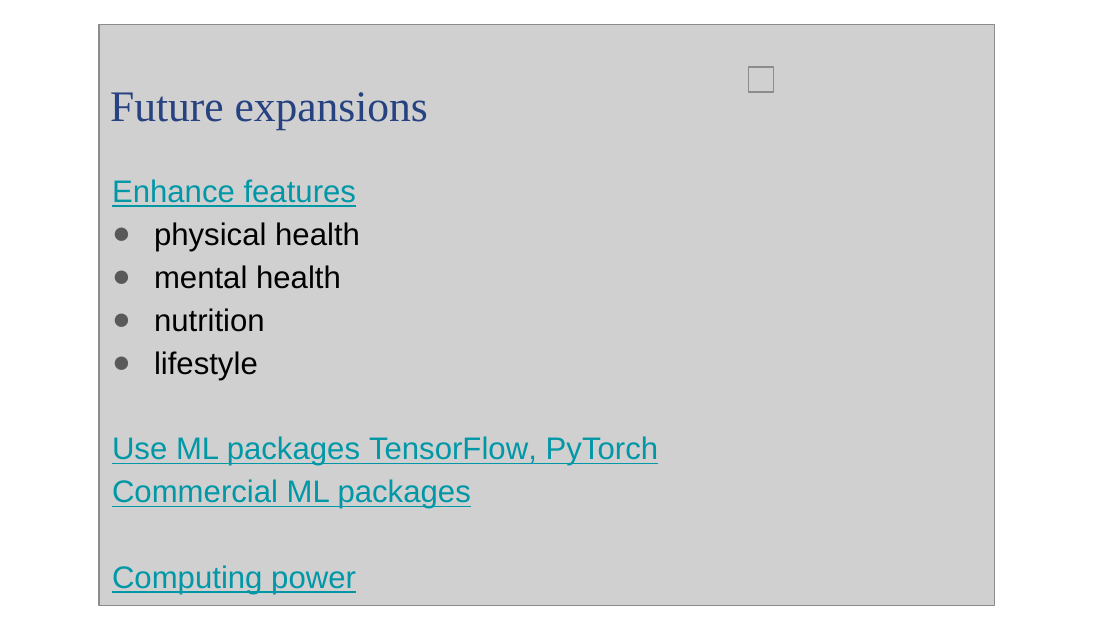
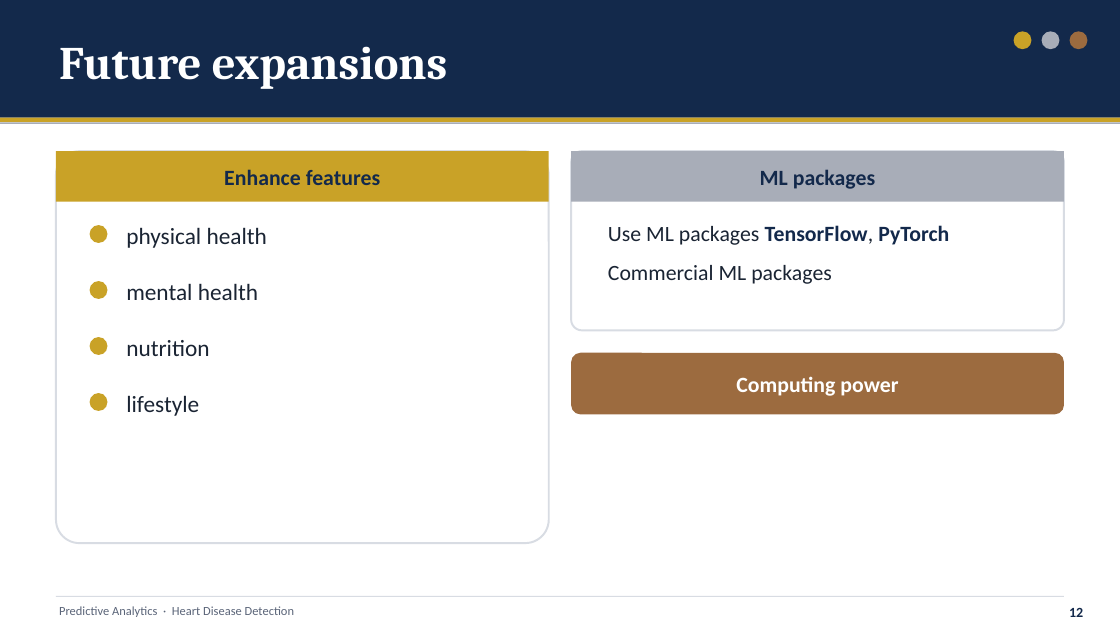
Before and after one commit to limkiankok88/Heart_disease_detection, a slide deck: slide 12 of 1. Document/1. Capstone - CTO.pptx. Drawn at 1120x630 pixels with LibreOffice and Linux fonts; fonts in the diff are those of the drawing; grey boxes stand for pictures. Boxes give left, top, right and bottom in pixels: in the first picture for what was removed or moved away, otherwise in the second. Text is boxed around its words. In the diff, an @@ line names an element or a change of style, - is before the commit and + after.

```diff
--- a/1. Document/1. Capstone - CTO.pptx
+++ b/1. Document/1. Capstone - CTO.pptx
@@ rectangle added at (0, 0, 1120, 118), fill #13294B @@
@@ text "Future expansions": place and size @@
-text "Future expansions" at (110, 92, 428, 130)
+text "Future expansions" at (59, 46, 448, 89)
@@ text "Future expansions" at (59, 46, 448, 89): size 28 to 30 pt, font Times New Roman to Cambria, text colour #264280 to #FFFFFF, bold on; more space between paragraphs; vertical alignment top to middle @@
@@ picture removed at (99, 25, 995, 606) @@
@@ ellipse added at (1014, 31, 1032, 49), fill #C9A227 @@
@@ ellipse added at (1042, 31, 1060, 49), fill #A8ADB8 @@
@@ ellipse added at (1070, 31, 1088, 49), fill #9C6B3F @@
@@ picture removed at (748, 67, 773, 92) @@
@@ rectangle added at (0, 118, 1120, 122), fill #C9A227 @@
@@ rectangle added at (0, 122, 1120, 123), fill #A8ADB8 @@
@@ rounded rectangle added at (56, 151, 549, 543), fill #FFFFFF, outline #D8DCE3 1.25 pt @@
@@ rectangle added at (56, 151, 549, 202), fill #C9A227 @@
@@ text removed at (112, 179, 659, 595) @@
-Enhance features
-● physical health
-● mental health
-● nutrition
-● lifestyle
-Use ML packages TensorFlow, PyTorch
-Commercial ML packages
-Computing power
@@ text added at (224, 169, 380, 185), 14 pt, text #13294B, bold @@
+Enhance features
@@ rounded rectangle added at (571, 151, 1064, 330), fill #FFFFFF, outline #D8DCE3 1.25 pt @@
@@ rectangle added at (571, 151, 1064, 202), fill #A8ADB8 @@
@@ text added at (760, 169, 875, 189), 14 pt, text #13294B, bold @@
+ML packages
@@ ellipse added at (90, 225, 108, 243), fill #C9A227 @@
@@ text added at (126, 227, 267, 248), 15 pt, text #1A2433 @@
+physical health
@@ text added at (608, 225, 949, 284), 14 pt, text #1A2433 @@
+Use ML packages TensorFlow, PyTorch
+Commercial ML packages
@@ ellipse added at (90, 281, 108, 299), fill #C9A227 @@
@@ text added at (126, 283, 258, 300), 15 pt, text #1A2433 @@
+mental health
@@ ellipse added at (90, 337, 108, 355), fill #C9A227 @@
@@ text added at (126, 340, 209, 356), 15 pt, text #1A2433 @@
+nutrition
@@ rounded rectangle added at (571, 353, 1064, 414), fill #9C6B3F @@
@@ text added at (736, 376, 898, 396), 14 pt, text #FFFFFF, bold @@
+Computing power
@@ ellipse added at (90, 393, 108, 411), fill #C9A227 @@
@@ text added at (126, 395, 199, 416), 15 pt, text #1A2433 @@
+lifestyle
@@ rectangle added at (56, 596, 1064, 597), fill #D8DCE3 @@
@@ text added at (59, 606, 294, 617), 8 pt, text #5A6478 @@
+Predictive Analytics · Heart Disease Detection
@@ text added at (1069, 608, 1083, 617), 9 pt, text #13294B, bold @@
+12
```
Also in this commit, not shown: 15 other slides changed.
